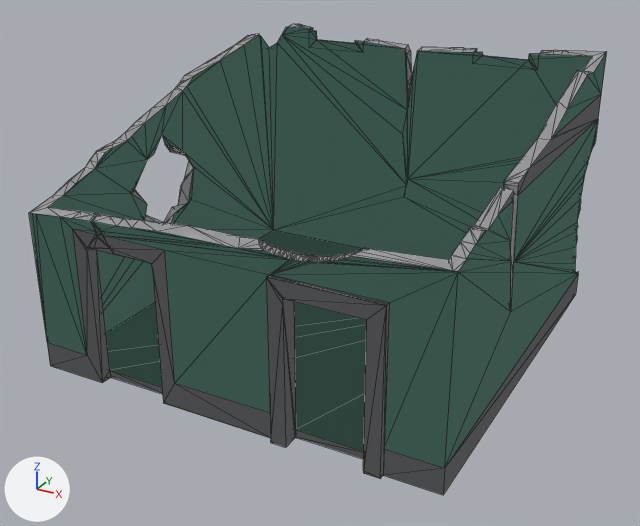
Renders of the glTF model assets/models/buildings/ruins1.glb from each side of a commit.
Camera for both pictures: a 50 mm camera at (0.762, -1.445, 0.861) aimed at (-0.01, -0.041, 0.159). Arrows for +X, +Y and +Z are at lower left; the lights stay in place. The older version comes first. Mesh edges are drawn as thin lines. Where no turn or scale is listed for an object, it has been applied to the vertices. Vertices at exactly the same position are counted once.

The older version as bpy lines, for what is in view:
```python
mat_static = principled_material('static')
mat_static.texture = img_staticmap
mat_static.roughness = 1.0
me_ruins = bpy.data.meshes.new('ruins')
me_ruins.from_pydata(...)  # 675 vertices, 1366 faces; spans x -0.4..0.4, y -0.41..0.42, z 0.0..0.538
# faces by material slot: [531, 835]
me_ruins.materials.append(mat_colored)  # green #9ddfcb
me_ruins.materials.append(mat_static)  # picture img_staticmap
me_ruins_outline = bpy.data.meshes.new('ruins_outline')
me_ruins_outline.from_pydata(...)  # 675 vertices, 1366 faces; spans x -0.4..0.4, y -0.41..0.42, z 0.0..0.538
ob_ruins_outline = bpy.data.objects.new('ruins_outline', me_ruins_outline)
ob_ruins_outline.location = (0.0, 0.0, 0.0)
ob_small_buildingd = bpy.data.objects.new('small_buildingD', me_ruins)
ob_small_buildingd.location = (0.0, 0.0, 0.0)
```
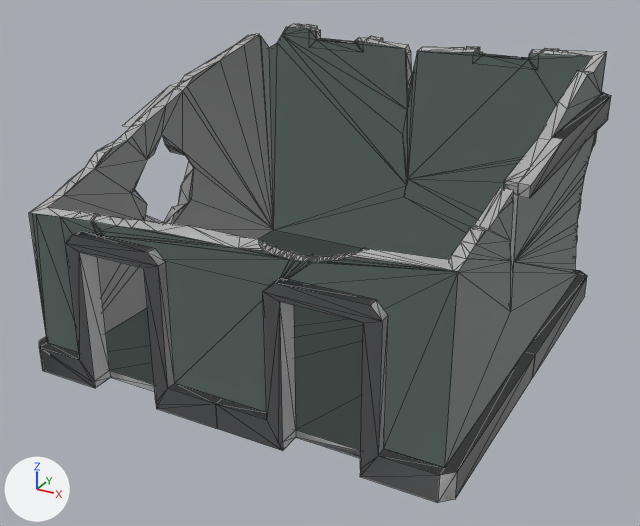
The newer file is also turned or shifted as a whole; pictures and numbers use the older file's frame.

Diff of the bpy script that builds the scene:
```diff
--- a/assets/models/buildings/ruins1.glb.py
+++ b/assets/models/buildings/ruins1.glb.py
@@ img_colormap @@
+img_colormap = load_image('colormap', '_unpacked/colormap', 512, 512, 'sRGB')
@@ mat_static @@
 mat_static = principled_material('static')
-mat_static.texture = img_staticmap
+mat_static.texture = img_colormap
 mat_static.roughness = 1.0
@@ me_ruins_outline @@
 # used by ob_ruins_outline; location = (0.0, 0.0, 0.0)
-me_ruins_outline.from_pydata(...)  # 675 vertices, 1366 faces; spans x -0.4..0.4, y -0.41..0.42, z 0.0..0.538
+me_ruins_outline.from_pydata(...)  # 833 vertices, 1559 faces; spans x -0.419..0.419, y -0.42..0.459, z 0.0..0.538
+# me_ruins_outline part 1: a new loose piece of 22 vertices spanning x -0.419..0.419, y 0.0..0.42, z 0.0..0.05
+# me_ruins_outline part 2
+# 38 vertices are removed from x -0.4..0.4, y -0.41..0.4, z 0.0..0.524
+# 171 faces are deleted
+# 4 vertices move from x 0.1..0.4, y -0.41..0.025, z 0.0..0.448 to x 0.0..0.4, y -0.42..0.025, z 0.0..0.449
+# 114 vertices are added at x -0.419..0.419, y -0.42..0.459, z 0.0..0.536
+# 14 new vertices lie (0.0, 0.02, 0.0) away from vertices in x -0.3..0.3, y 0.38..0.4, z 0.4..0.533
+# 9 new vertices lie (0.0, -0.02, 0.0) away from vertices in x -0.3..0.3, y 0.4..0.42, z 0.49..0.51
+# 20 new vertices lie (0.0, 0.02, 0.0) away from vertices in x -0.399..0.399, y -0.42..0.4, z 0.05..0.51
+# 5 new vertices lie (0.0, 0.0, -0.05) away from vertices in x -0.399..0.399, y -0.42..0.42, z 0.05..0.45
+# 12 new vertices lie (0.0, 0.0, 0.02) away from vertices in x -0.3..0.3, y 0.4..0.459, z 0.47
+# 336 new faces join them
@@ me_ruins @@
 # used by ob_small_buildingd; location = (0.0, 0.0, 0.0)
-me_ruins.from_pydata(...)  # 675 vertices, 1366 faces; spans x -0.4..0.4, y -0.41..0.42, z 0.0..0.538
+me_ruins.from_pydata(...)  # 833 vertices, 1559 faces; spans x -0.419..0.419, y -0.42..0.459, z 0.0..0.538
+# me_ruins part 3
+# 38 vertices are removed from x -0.4..0.4, y -0.41..0.4, z 0.0..0.524
+# 171 faces are deleted
+# 4 vertices move from x 0.1..0.4, y -0.41..0.025, z 0.0..0.448 to x 0.0..0.4, y -0.42..0.025, z 0.0..0.449
+# 114 vertices are added at x -0.419..0.419, y -0.42..0.459, z 0.0..0.536
+# 14 new vertices lie (0.0, 0.02, 0.0) away from vertices in x -0.3..0.3, y 0.38..0.4, z 0.4..0.533
+# 9 new vertices lie (0.0, -0.02, 0.0) away from vertices in x -0.3..0.3, y 0.4..0.42, z 0.49..0.51
+# 20 new vertices lie (0.0, 0.02, 0.0) away from vertices in x -0.399..0.399, y -0.42..0.4, z 0.05..0.51
+# 5 new vertices lie (0.0, 0.0, -0.05) away from vertices in x -0.399..0.399, y -0.42..0.42, z 0.05..0.45
+# 12 new vertices lie (0.0, 0.0, 0.02) away from vertices in x -0.3..0.3, y 0.4..0.459, z 0.47
+# 20 new faces join them, mat_colored (green #9ddfcb)
+# 316 new faces join them, mat_static (picture img_colormap)
+# me_ruins part 4: 686 kept faces spanning x -0.4..0.4, y -0.4..0.42, z 0.0..0.538 get new texture (UV) coordinates
+# other edits to the shape of me_ruins do not show in these pictures
 me_ruins.materials.append(mat_colored)
```

Pixel boxes [x1, y1, x2, y2] of what changed, in the pictures (640 x 526 px):
'ruins_outline', reshaped (not visible before)
    after: [29, 24, 611, 503]
'small_buildingD', surface changed, reshaped (not visible afterwards)
    before: [29, 24, 607, 495]
part 1 of me_ruins_outline, added
    after: [525, 270, 587, 378]
part 2 of me_ruins_outline, built on
    after: [39, 24, 611, 503]
part 3 of me_ruins, built on
    before: [47, 28, 597, 495]
part 4 of me_ruins, surface changed
    before: [29, 24, 606, 297]
